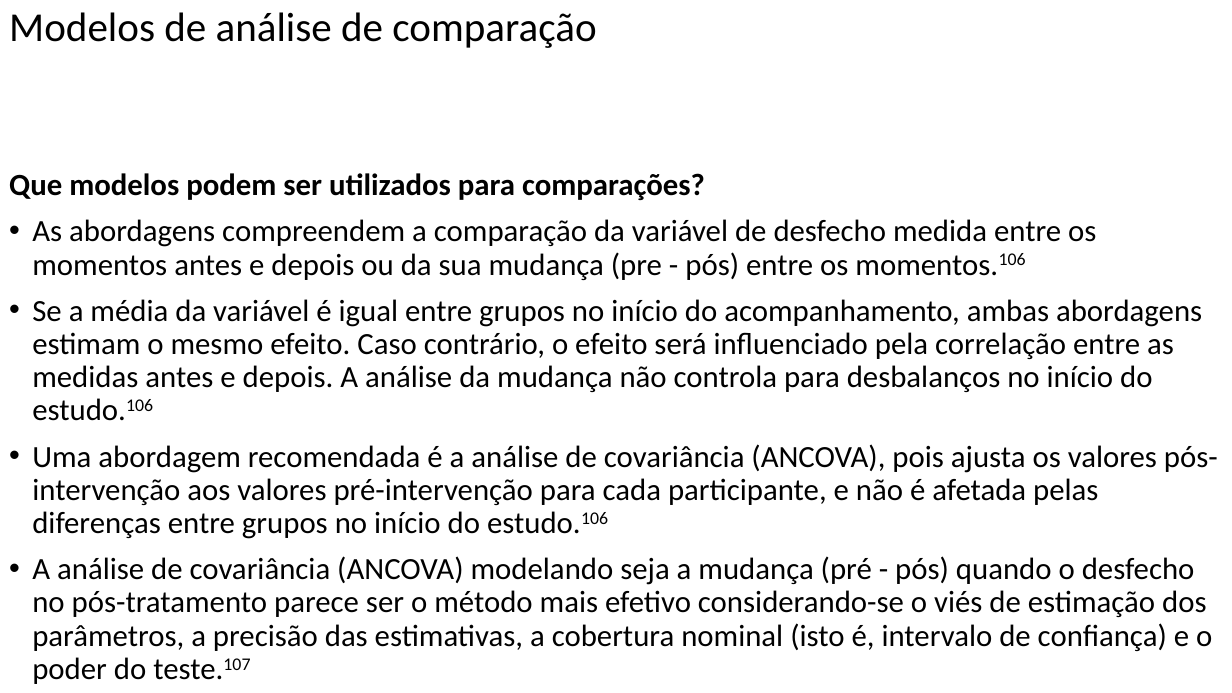
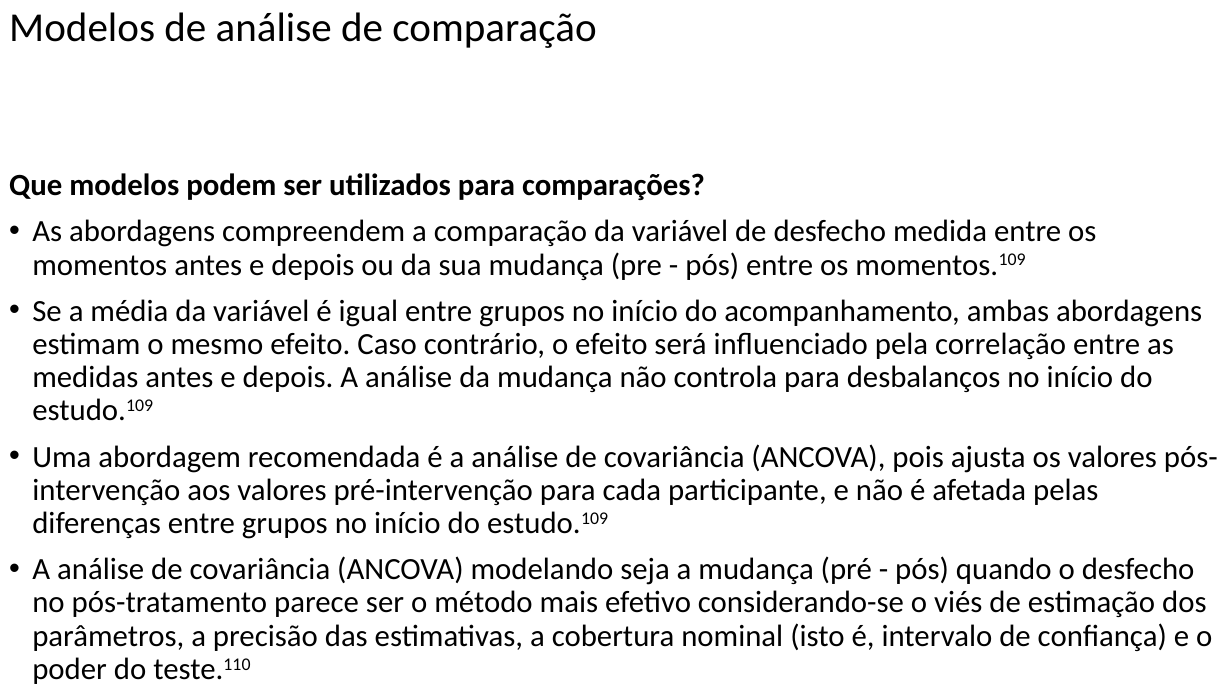
Before and after one commit to FerreiraAS/Ciencia-com-R, a slide deck: slide 84 of docs/Ciência-com-R.pptx (slide 83 before the commit). Drawn at 1232x693 pixels with LibreOffice and Linux fonts; fonts in the diff are those of the drawing. Boxes give left, top, right and bottom in pixels: in the first picture for what was removed or moved away, otherwise in the second. Text is boxed around its words. In the diff, an @@ line names an element or a change of style, - is before the commit and + after.

```diff
--- a/docs/Ciência-com-R.pptx
+++ b/docs/Ciência-com-R.pptx
@@ text at box(32, 219, 1218, 684): text changed @@
-• As abordagens compreendem a comparação da variável de desfecho medida entre os momentos antes e depois ou da sua mudança (pre - pós) entre os momentos.106
-• Se a média da variável é igual entre grupos no início do acompanhamento, ambas abordagens estimam o mesmo efeito. Caso contrário, o efeito será influenciado pela correlação entre as medidas antes e depois. A análise da mudança não controla para desbalanços no início do estudo.106
-• Uma abordagem recomendada é a análise de covariância (ANCOVA), pois ajusta os valores pós-intervenção aos valores pré-intervenção para cada participante, e não é afetada pelas diferenças entre grupos no início do estudo.106
-• A análise de covariância (ANCOVA) modelando seja a mudança (pré - pós) quando o desfecho no pós-tratamento parece ser o método mais efetivo considerando-se o viés de estimação dos parâmetros, a precisão das estimativas, a cobertura nominal (isto é, intervalo de confiança) e o poder do teste.107
-• Análise de variância (ANOVA) e modelos lineares mistos (MLM) são outras opções de métodos, embora apresentem maior variância, menor poder, e cobertura nominal comparados à ANCOVA.107
+• As abordagens compreendem a comparação da variável de desfecho medida entre os momentos antes e depois ou da sua mudança (pre - pós) entre os momentos.109
+• Se a média da variável é igual entre grupos no início do acompanhamento, ambas abordagens estimam o mesmo efeito. Caso contrário, o efeito será influenciado pela correlação entre as medidas antes e depois. A análise da mudança não controla para desbalanços no início do estudo.109
+• Uma abordagem recomendada é a análise de covariância (ANCOVA), pois ajusta os valores pós-intervenção aos valores pré-intervenção para cada participante, e não é afetada pelas diferenças entre grupos no início do estudo.109
+• A análise de covariância (ANCOVA) modelando seja a mudança (pré - pós) quando o desfecho no pós-tratamento parece ser o método mais efetivo considerando-se o viés de estimação dos parâmetros, a precisão das estimativas, a cobertura nominal (isto é, intervalo de confiança) e o poder do teste.110
+• Análise de variância (ANOVA) e modelos lineares mistos (MLM) são outras opções de métodos, embora apresentem maior variância, menor poder, e cobertura nominal comparados à ANCOVA.110
```
Also in this commit, not shown: 18 other slides changed, 1 slide added, 45 other files.
